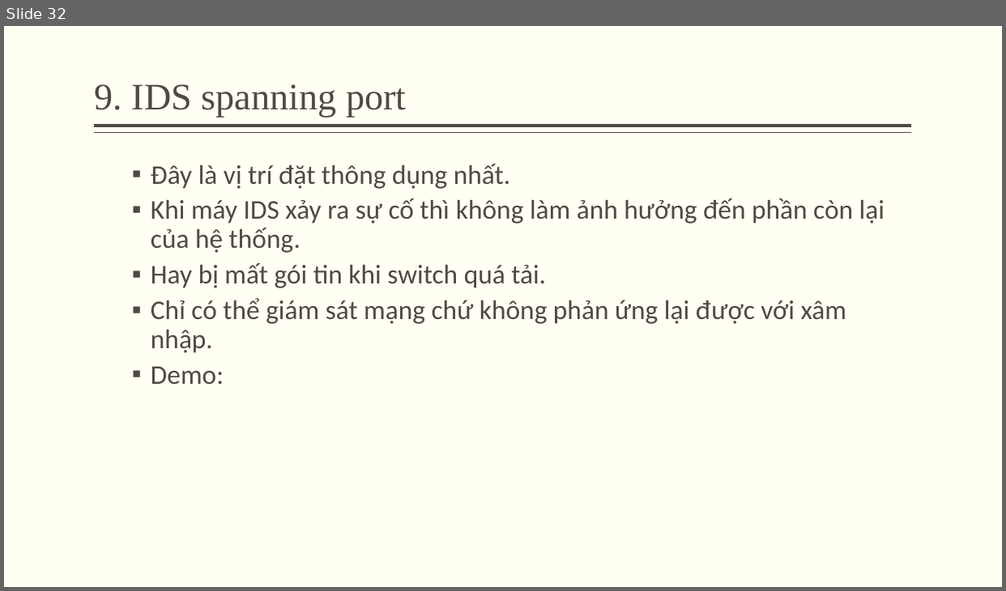
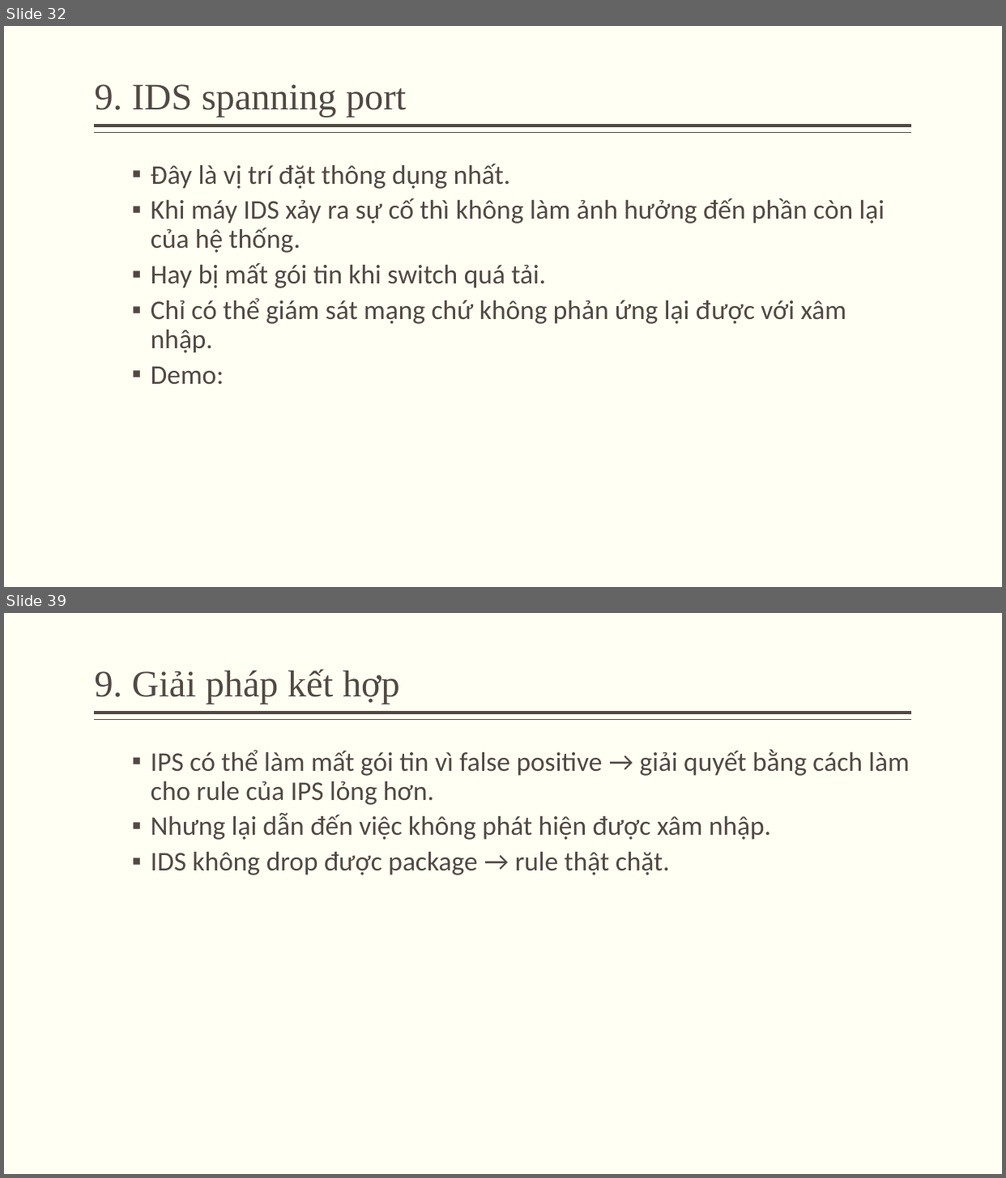
Before and after one commit to minhquan1418/do_an_ATMNC, a slide deck: silde.pptx. Shown one above the other, each under a label of ours: slide 32 before the commit, slides 32 and 39 after it; the slides between them are not shown. The pictures are 1006x591 and 1006x1178 pixels, drawn with LibreOffice and Linux fonts; fonts in the diff are those of the drawing. Boxes give left, top, right and bottom in pixels: in the first picture for what was removed or moved away, otherwise in the second. Text is boxed around its words. In the diff, an @@ line names an element or a change of style, - is before the commit and + after.

```diff
--- a/silde.pptx
+++ b/silde.pptx
@@ slide 39 added at [4, 613, 1002, 1174], background #FFFFF3; not listed: 2 template elements that a slide beside it also shows @@
@@ title added at [95, 669, 400, 705], 36 pt, text #514843 @@
+9. Giải pháp kết hợp
@@ text added at [151, 749, 909, 875], 26 pt, text #514843 @@
+  ▪ IPS có thể làm mất gói tin vì false positive → giải quyết bằng cách làm cho rule của IPS lỏng hơn.
+  ▪ Nhưng lại dẫn đến việc không phát hiện được xâm nhập.
+  ▪ IDS không drop được package → rule thật chặt.
```
Also in this commit, not shown: 8 other slides added, 10 slides removed, 1 other file.
